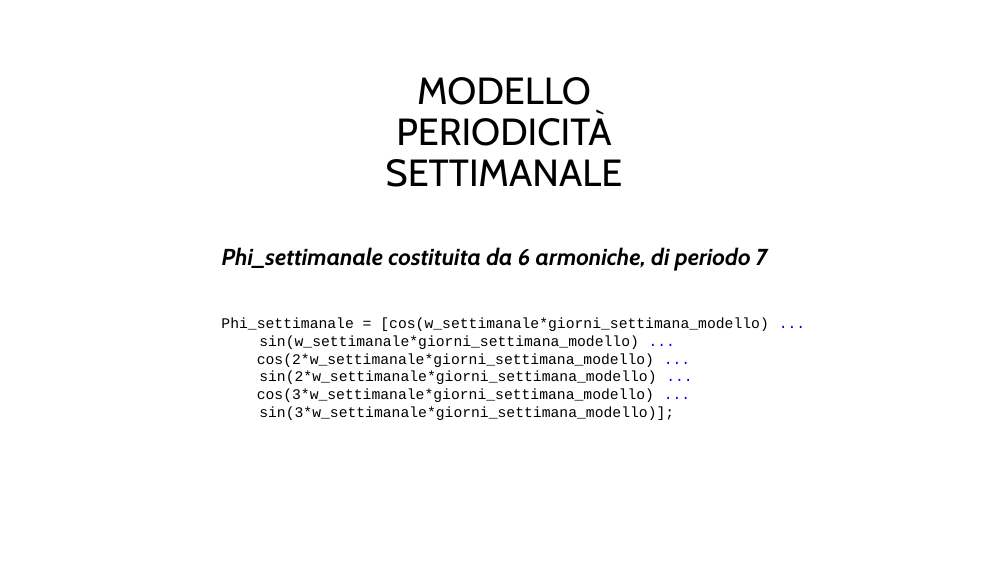
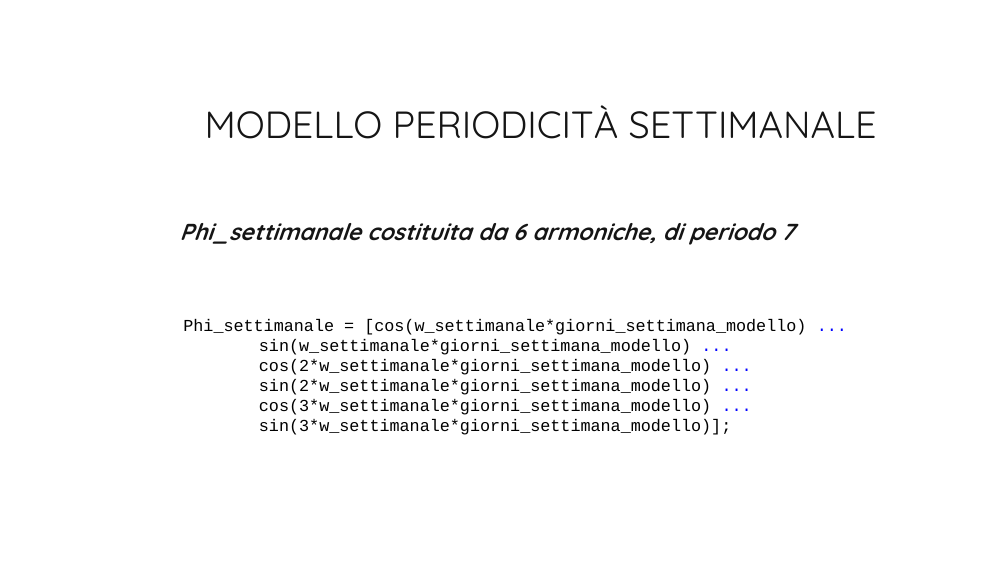
Before and after one commit to r1cky0/Italian-energy-consumption-prediction, a slide deck: slide 5 of presentazione_imad.pptx. Drawn at 1008x567 pixels with LibreOffice and Linux fonts; fonts in the diff are those of the drawing; background and template pictures are left out. Boxes give left, top, right and bottom in pixels: in the first picture for what was removed or moved away, otherwise in the second. Text is boxed around its words. In the diff, an @@ line names an element or a change of style, - is before the commit and + after.

```diff
--- a/presentazione_imad.pptx
+++ b/presentazione_imad.pptx
@@ title "MODELLO PERIODICITÀ SETTIMANALE" at (205, 105, 877, 139): font Cabin to Quicksand, text colour #000000 to #151515 @@
@@ title "MODELLO PERIODICITÀ SETTIMANALE": place and size @@
-title "MODELLO PERIODICITÀ SETTIMANALE" at (386, 77, 622, 187)
+title "MODELLO PERIODICITÀ SETTIMANALE" at (205, 105, 877, 139)
@@ text "Phi_settimanale costituita da 6 armoniche, ...": place and size @@
-text "Phi_settimanale costituita da 6 armoniche, ..." at (222, 247, 768, 271)
+text "Phi_settimanale costituita da 6 armoniche, ..." at (180, 223, 794, 245)
@@ text "Phi_settimanale costituita da 6 armoniche, ..." at (180, 223, 794, 245): font Cabin to Quicksand, text colour #000000 to #151515 @@
@@ text "Phi_settimanale = [cos(w_settimanale*giorni_settimana_modell ...": place and size @@
-text "Phi_settimanale = [cos(w_settimanale*giorni_settimana_modell ..." at (221, 318, 768, 420)
+text "Phi_settimanale = [cos(w_settimanale*giorni_settimana_modell ..." at (183, 319, 806, 435)
@@ text "Phi_settimanale = [cos(w_settimanale*giorni_settimana_modell ..." at (183, 319, 806, 435): size 14 to 16 pt @@
```
Also in this commit, not shown: 18 other slides changed, 2 other files.
